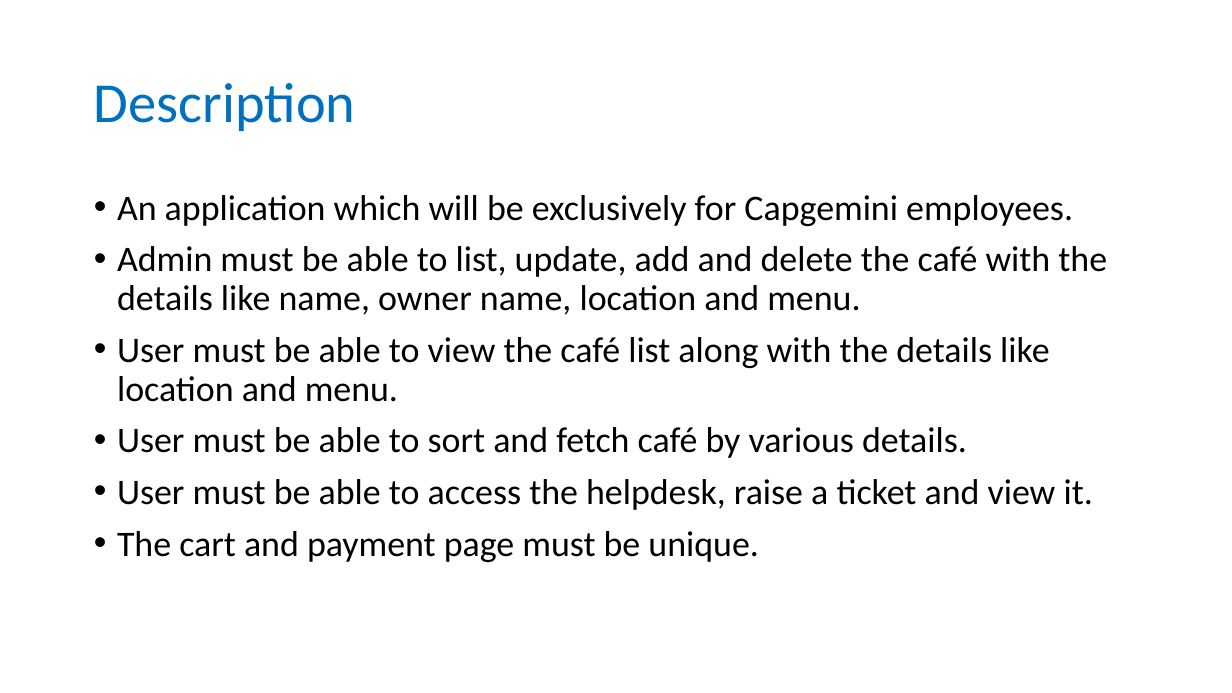
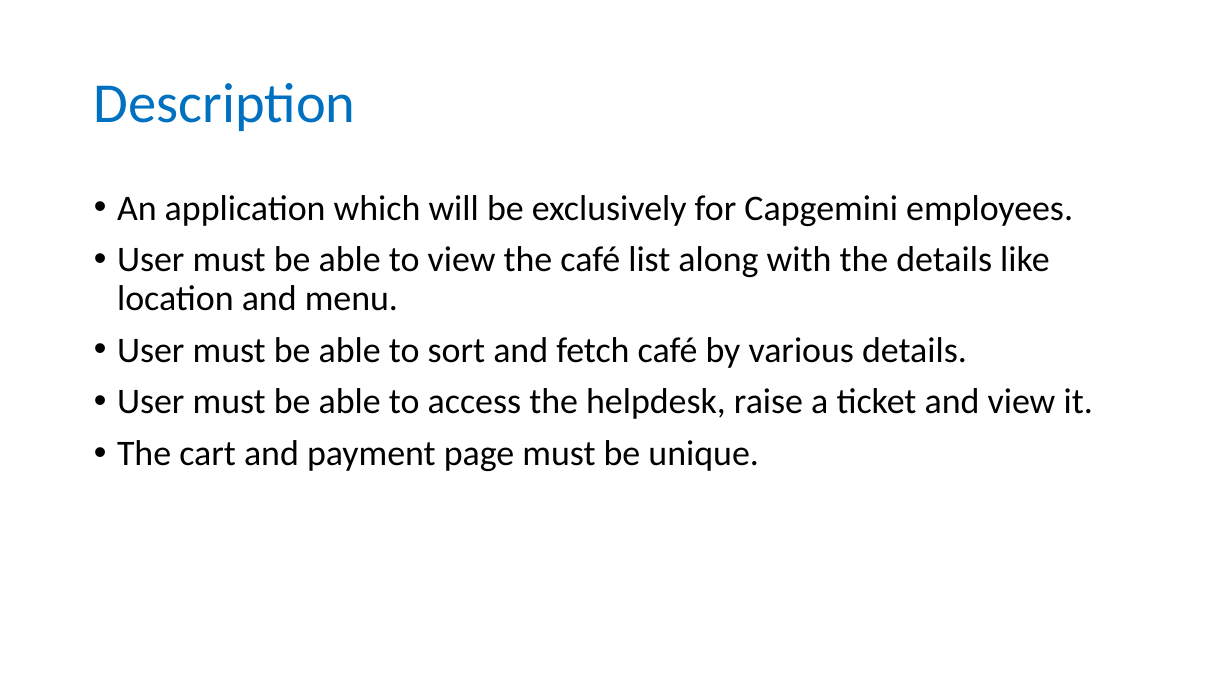
Before and after one commit to RajasekharBandi/NewCafe-, a slide deck: slide 3 of Capgemini Cafe_FSSBMS.pptx (slide 2 before the commit). Drawn at 1232x693 pixels with LibreOffice and Linux fonts; fonts in the diff are those of the drawing. Boxes give left, top, right and bottom in pixels: in the first picture for what was removed or moved away, otherwise in the second. Text is boxed around its words. In the diff, an @@ line names an element or a change of style, - is before the commit and + after.

```diff
--- a/Capgemini Cafe_FSSBMS.pptx
+++ b/Capgemini Cafe_FSSBMS.pptx
@@ text at (x1=117, y1=246, x2=1107, y2=315): paragraph removed @@
-• Admin must be able to list, update, add and delete the café with the details like name, owner name, location and menu.
```
Also in this commit, not shown: 1 slide added, 45 other files.
